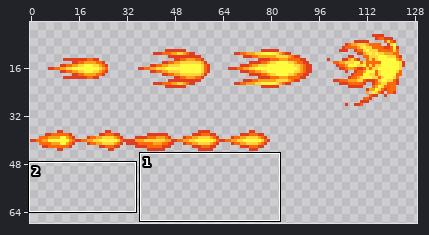
Sprite sheet -- Assets/Textures/Fireball.png. Above, an overview of the earlier version with the close-up marked.
Close-up. The starting point:
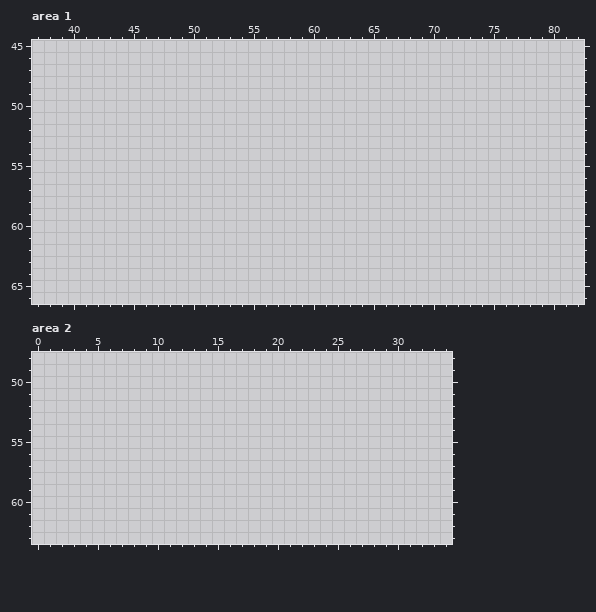
The file is 192x80 pixels. Shown: area 1: x 37..82, y 45..66; area 2: x 0..34, y 48..63. The wide view leaves out empty margins.
Palette (. is transparent): 
New version:
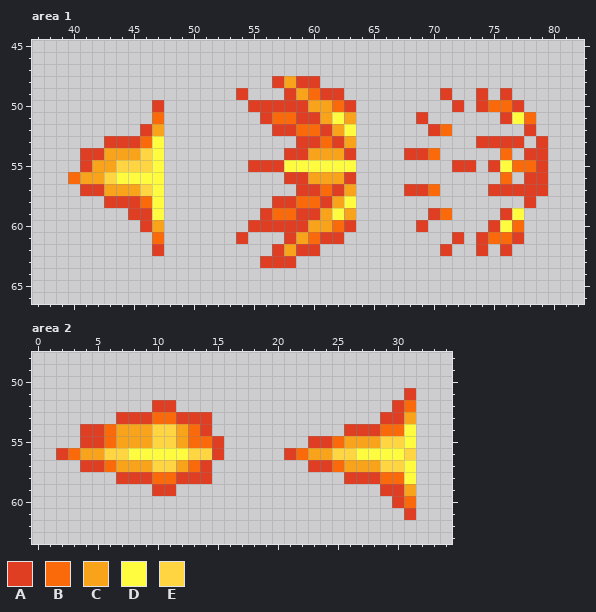
Colours new in this view: A #df3e23  B #fa6a0a  C #f9a31b  D #fffc40  E #ffd541
What changed:
Area 1:
Colour A now appears in row 48 at x 57 and 59 to 60; in row 49 at x 54, 58, 61 to 62, 71, 74 and 76; in row 50 at x 47, 55 to 59, 63, 72, 74 and 77; in row 51 at x 56, 59 to 60, 69 and 76; in row 52 at x 46, 57 to 58, 61, 70 and 78; in row 53 at x 43 to 45, 59 to 60, 62, 74 to 77 and 79.
Colour A now appears in row 54 at x 41 to 42, 58 to 59, 63, 68 to 69 and 78 to 79; in row 55 at x 41, 55 to 57, 72 to 73, 75 and 79; in row 56 at x 58 to 59, 63 and 78 to 79; in row 57 at x 41 to 42, 59 to 60, 62, 68 to 69 and 75 to 79; in row 58 at x 43 to 45, 57 to 58, 61 and 78; in row 59 at x 45 to 46, 56, 59 to 60, 70 and 76.
Colour A now appears in row 60 at x 46, 55 to 59, 63, 69 and 75; in row 61 at x 54, 58, 61 to 62, 72, 74 and 77; in row 62 at x 47, 57, 59 to 60, 71, 74 and 76; in row 63 at x 56 to 58.
Colour B now appears in row 49 at x 60; in row 50 at x 62 and 75 to 76; in row 51 at x 47, 57 to 58 and 78; in row 52 at x 59 to 60 and 71; in row 53 at x 46 and 61; in row 54 at x 70 and 76.
Colour B now appears in row 55 at x 77 to 78; in row 56 at x 40 and 76; in row 57 at x 61 and 70; in row 58 at x 46 and 59 to 60; in row 59 at x 57 to 58 and 71; in row 60 at x 62 and 77.
Colour B now appears in row 61 at x 47, 60 and 75 to 76.
Colour C now appears in row 48 at x 58; in row 49 at x 59; in row 50 at x 60 to 61; in row 51 at x 61 and 63; in row 52 at x 47 and 62; in row 53 at x 63.
Colour C now appears in row 54 at x 43 to 45 and 60 to 62; in row 55 at x 42 to 43; in row 56 at x 41 to 42 and 60 to 62; in row 57 at x 43 to 45 and 63; in row 58 at x 62; in row 59 at x 61 and 63.
Colour C now appears in row 60 at x 47 and 60 to 61; in row 61 at x 59; in row 62 at x 58.
Colour D now appears in row 51 at x 62 and 77; in row 52 at x 63; in rows 53 to 54 at x 47; in row 55 at x 47, 58 to 63 and 76; in row 56 at x 44 to 47; in row 57 at x 47.
Colour D now appears in row 58 at x 47 and 63; in row 59 at x 47, 62 and 77; in row 60 at x 76.
Colour E now appears in row 54 at x 46; in row 55 at x 44 to 46; in row 56 at x 43; in row 57 at x 46.
Area 2:
Colour A now appears in row 51 at x 31; in row 52 at x 10 to 11 and 30; in row 53 at x 7 to 9, 12 to 14 and 29 to 30; in row 54 at x 4 to 5, 14 and 26 to 28; in row 55 at x 4 to 5, 15 and 23 to 24; in row 56 at x 2, 15 and 21.
Colour A now appears in row 57 at x 4 to 5, 14 and 23 to 24; in row 58 at x 7 to 9, 12 to 14 and 26 to 28; in row 59 at x 10 to 11 and 29 to 30; in row 60 at x 30; in row 61 at x 31.
Colour B now appears in row 52 at x 31; in row 53 at x 10 to 11; in row 54 at x 6, 13 and 29 to 30; in row 55 at x 6, 13 to 14 and 25; in row 56 at x 3 and 22; in row 57 at x 6, 13 and 25.
Colour B now appears in row 58 at x 10 to 11 and 29 to 30; in row 60 at x 31.
Colour C now appears in row 53 at x 31; in row 54 at x 7 to 9 and 12; in row 55 at x 7 to 9, 12 and 26 to 28; in row 56 at x 4 to 5 and 23 to 24; in row 57 at x 7 to 9, 12 and 26 to 28; in row 59 at x 31.
Colour D now appears in rows 54 to 55 at x 31; in row 56 at x 8 to 12 and 27 to 30; in rows 57 to 58 at x 31.
Colour E now appears in row 54 at x 10 to 11; in row 55 at x 10 to 11 and 29 to 30; in row 56 at x 6 to 7, 13 to 14, 25 to 26 and 31; in row 57 at x 10 to 11 and 29 to 30.
Changed places in both close-ups, as pixel boxes (x1, y1, x2, y2):
added: (236, 76, 356, 268)
added: (404, 88, 548, 256)
added: (68, 100, 164, 256)
added: (284, 388, 416, 520)
added: (56, 400, 224, 496)
